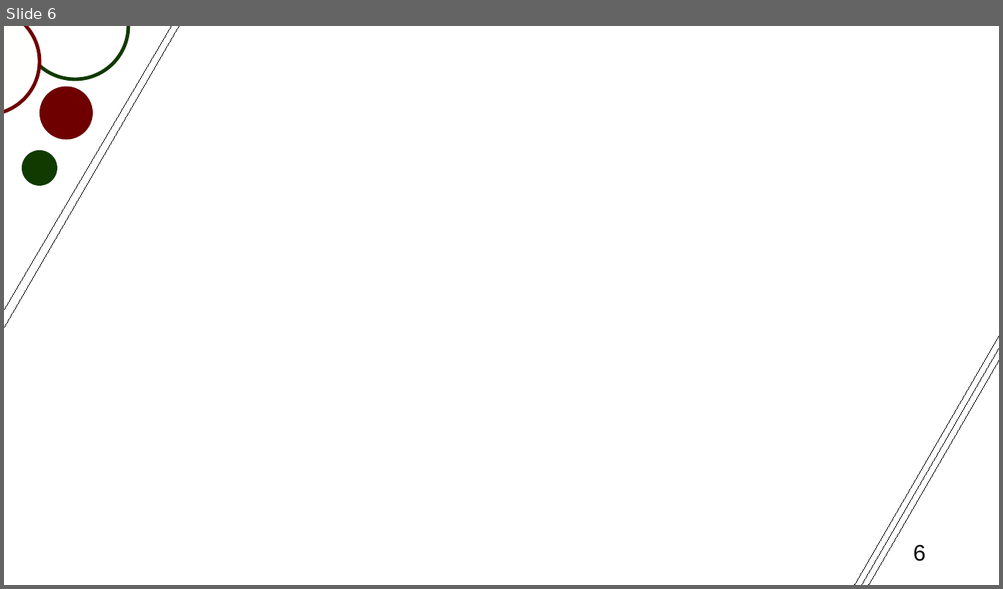
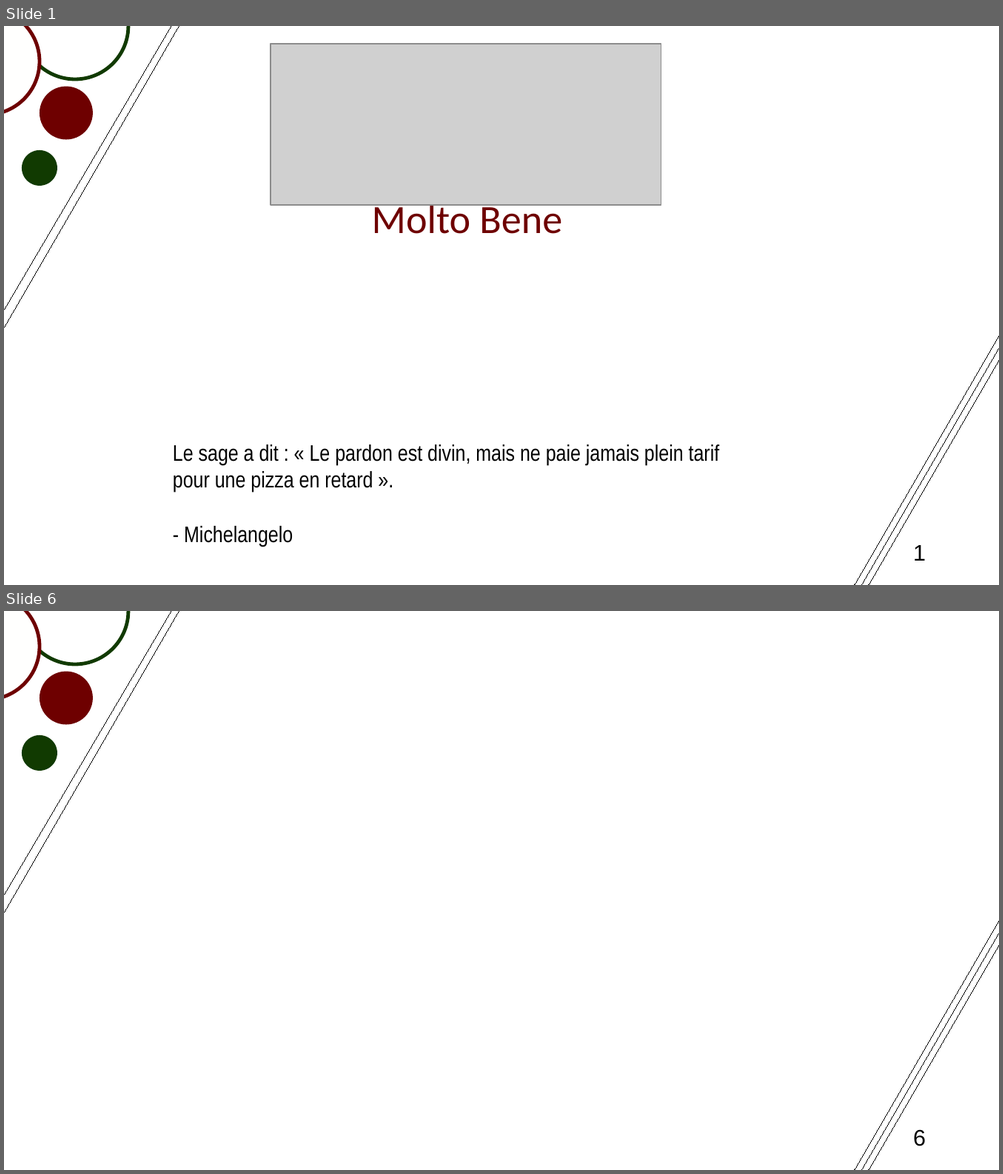
Before and after one commit to Tolrom/JeffPizza, a slide deck: presentation.odp. Shown one above the other, each under a label of ours: slide 6 before the commit, slides 1 and 6 after it; the slides between them are not shown. The pictures are 1003x589 and 1003x1174 pixels, drawn with LibreOffice and Linux fonts; fonts in the diff are those of the drawing; grey boxes stand for pictures. Boxes give left, top, right and bottom in pixels: in the first picture for what was removed or moved away, otherwise in the second. Text is boxed around its words. In the diff, an @@ line names an element or a change of style, - is before the commit and + after.

```diff
--- a/presentation.odp
+++ b/presentation.odp
@@ slide 1 added at (4, 26, 999, 585), background #FFFFFF @@
@@ line added from (4, 329) to (200, 26), #000000 0 pt @@
@@ line added from (4, 310) to (182, 26), #000000 0 pt @@
@@ ellipse added at (4, 26, 40, 115), fill #FFFFFE, outline #6E0000 2.83 pt @@
@@ ellipse added at (22, 26, 128, 79), outline #113A01 2.83 pt @@
@@ picture added at (270, 44, 661, 206) @@
@@ ellipse added at (40, 87, 93, 140), fill #6E0000 @@
@@ ellipse added at (22, 150, 57, 186), fill #113A01 @@
@@ text added at (372, 200, 562, 234), 32 pt, text #6E0000 @@
+Molto Bene
@@ line added from (839, 585) to (999, 275), #000000 0 pt @@
@@ line added from (846, 585) to (999, 275), #000000 0 pt @@
@@ line added from (854, 585) to (999, 275), #000000 0 pt @@
@@ text added at (173, 445, 720, 546), 18 pt, text #000000 @@
+Le sage a dit : « Le pardon est divin, mais ne paie jamais plein tarif pour une pizza en retard ».
+- Michelangelo
@@ page number added at (913, 545, 925, 561), 18 pt, text #000000 @@
+1
```
Also in this commit, not shown: 1 slide changed, 4 other slides added, 5 slides removed.
